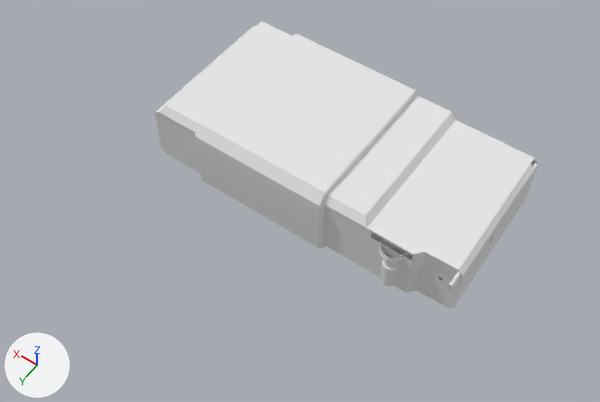
The OBJ model Assets/Models/Dry dock models/HANGAR.obj: old version first, new version second.
Rendered twice from a 50 mm lens placed at (-133.0, 382.0, 507.0), pointed at (87.0, 74.0, 22.0). Lighting does not change. The marker at lower left points along +X, +Y and +Z. Where no turn or scale is listed for an object, it has been applied to the vertices.

Objects in the first picture: 'HANGAR'.
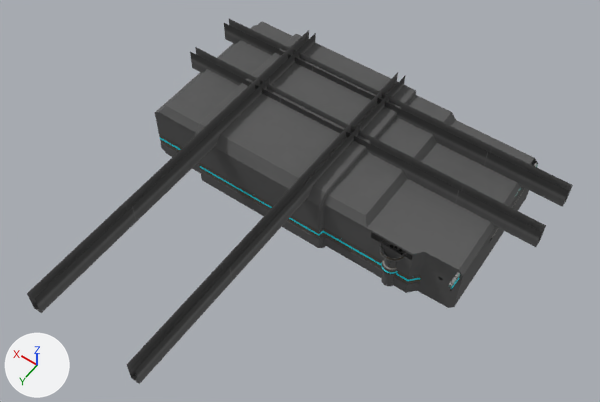
Where the change shows, as pixel boxes [x1, y1, x2, y2] in the pictures (600 x 402 px):
'HANGAR', reshaped (42% wider, 27% taller): before [155, 21, 538, 308]; after [27, 19, 573, 384]
part 1 of me_hangar, added (black): after [27, 19, 573, 384]
part 2 of me_hangar, recoloured (white to grey): [155, 21, 538, 308] in both

What changed in the scene script:
```text
Add img_scifiplane_scifitrim_albedotransparency_png:
    img_scifiplane_scifitrim_albedotransparency_png = load_image('scifiPlane_SciFiTrim_AlbedoTransparency.png', 'scifiPlane_SciFiTrim_AlbedoTransparency.png', 2048, 2048, 'sRGB')
Add mat_lambert2sg:
    mat_lambert2sg = principled_material('lambert2SG')
    mat_lambert2sg.texture = img_scifiplane_scifitrim_albedotransparency_png
    mat_lambert2sg.roughness = 1.0
Change me_hangar:
    used by ob_hangar; location = (0.0, 0.0, 0.0)
    remove me_hangar.from_pydata(...)  # 1069 vertices, 963 faces; spans x -43.0..235.0, y -61.0..76.0, z -36.0..37.0
    add me_hangar.from_pydata(...)  # 1510 vertices, 1371 faces; spans x -73.0..242.0, y -61.0..254.0, z -36.0..48.0
    me_hangar part 1: 441 vertices added at x -73.0..242.0, y -61.0..254.0, z -14.0..48.0
    me_hangar part 2: 901 faces spanning x -43.0..235.0, y -61.0..76.0, z -36.0..37.0 switch from mat_initialshadinggroup (white #e7e7e7) to mat_lambert2sg (picture img_scifiplane_scifitrim_albedotransparency_png)
```
